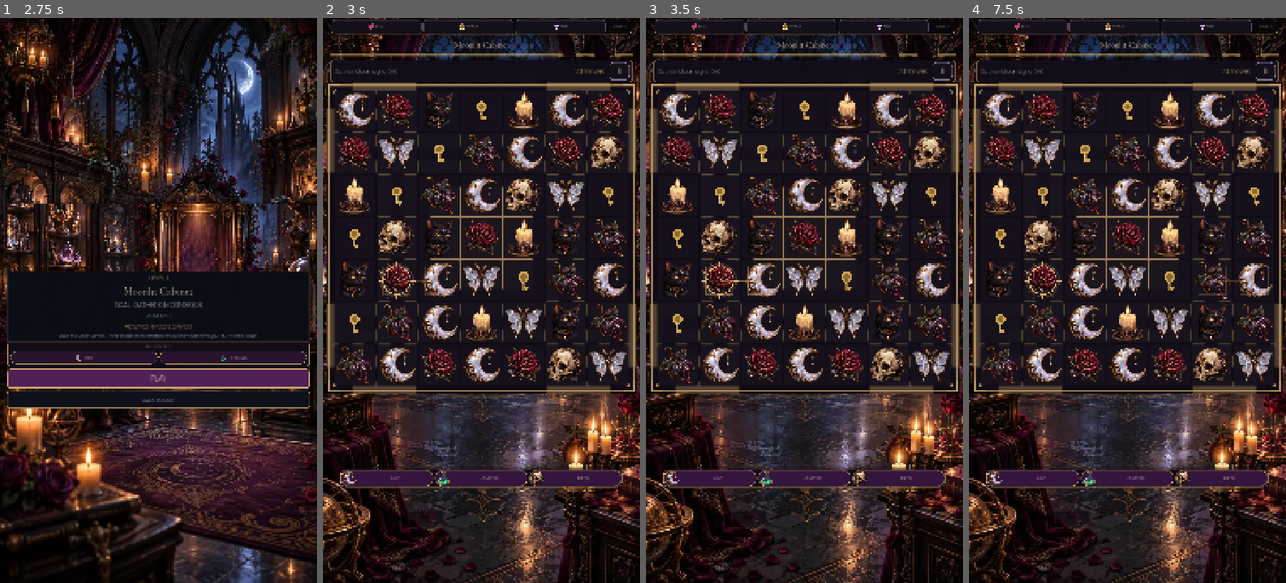
Above: before the commit, frames 1-4 (left to right).
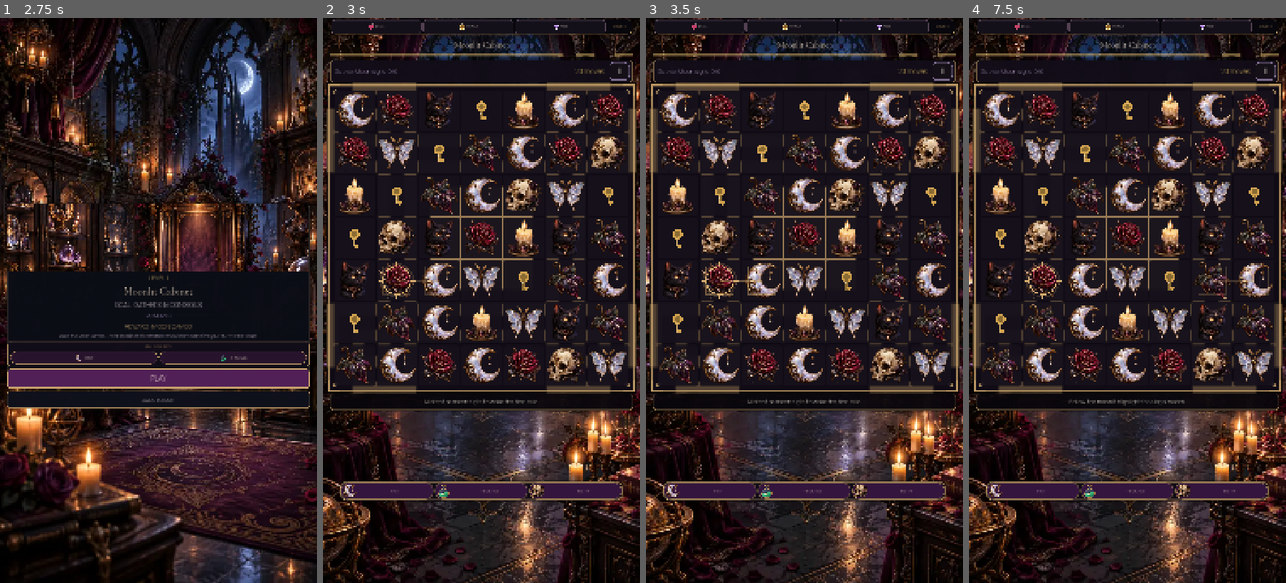
Above: after the commit, the same moments.

Repository: Jay-prodesign/akilta-match3
Game: Godot game, scene res://src/app/app_bootstrap.tscn
Two runs of this game, one before a commit and one after it. Both use one fixed random seed, a clock stepped at 60 frames per second and the inputs below.
Inputs:
- Up to frame 1 (2.75 s): click "ENTER THE HOUSE" at 0.5 s; click "ENTER CURIO BOUTIQUE" at 1.25 s; click "1" at 2 s
- Up to frame 2 (3 s): click "PLAY" at 2.75 s
- Up to frame 3 (3.5 s): no input
- Up to frame 4 (7.5 s): click "RETRY" at 3.5 s; click "RETRY" at 4.25 s; click "RETRY" at 5 s; click "Ⅱ" at 5.75 s; click "RESTART LEVEL" at 6.5 s; click "HINT" at 7.25 s

Frame 1 is identical in both runs. In frame 2, 6.3% of the frame differs, in the area x 1-98%, y 66-86%; in frame 3, 6.3%; in frame 4, 6.3%.

Commit message:
Make first-minute gameplay guidance legible

Diff:
--- a/src/ui/gameplay/gameplay_screen.tscn
+++ b/src/ui/gameplay/gameplay_screen.tscn
@@ -53,6 +53,24 @@
 corner_radius_bottom_right = 12
 corner_radius_bottom_left = 12
 
+[sub_resource type="StyleBoxFlat" id="HintBand"]
+bg_color = Color(0.035, 0.025, 0.045, 0.9)
+border_width_left = 1
+border_width_top = 1
+border_width_right = 1
+border_width_bottom = 1
+border_color = Color(0.835, 0.678, 0.439, 0.38)
+corner_radius_top_left = 10
+corner_radius_top_right = 10
+corner_radius_bottom_right = 10
+corner_radius_bottom_left = 10
+content_margin_left = 14.0
+content_margin_top = 8.0
+content_margin_right = 14.0
+content_margin_bottom = 8.0
+shadow_color = Color(0, 0, 0, 0.42)
+shadow_size = 8
+
 [node name="GameplayScreen" type="Control"]
 layout_mode = 3
 anchors_preset = 15
@@ -155,13 +173,16 @@
 script = ExtResource("2_board")
 
 [node name="Hint" type="Label" parent="Layout"]
-layout_mode = 2
-theme_override_colors/font_color = Color(0.851, 0.804, 0.835, 1)
-theme_override_colors/font_outline_color = Color(0.03, 0.02, 0.04, 0.92)
-theme_override_constants/outline_size = 3
-theme_override_font_sizes/font_size = 17
+custom_minimum_size = Vector2(0, 56)
+layout_mode = 2
+theme_override_colors/font_color = Color(0.945, 0.91, 0.866, 1)
+theme_override_colors/font_outline_color = Color(0.02, 0.015, 0.025, 0.98)
+theme_override_constants/outline_size = 4
+theme_override_font_sizes/font_size = 20
+theme_override_styles/normal = SubResource("HintBand")
 text = "Slide the moon sigil right. Wake the cabinet in one luminous move."
 horizontal_alignment = 1
+vertical_alignment = 1
 autowrap_mode = 2
 
 [node name="Awakening" type="PanelContainer" parent="Layout"]
Not shown: 1 places in src/ui/gameplay/gameplay_screen.tscn that only renumber resources
